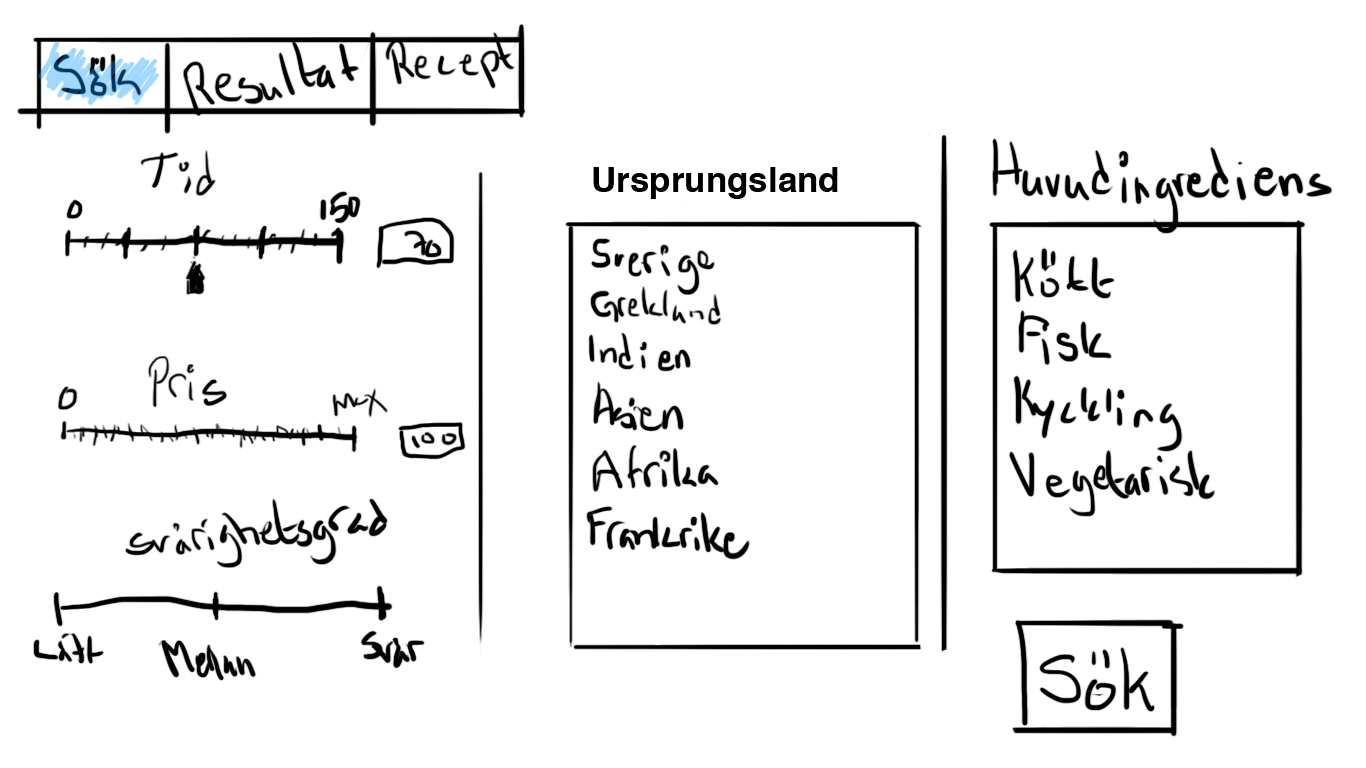
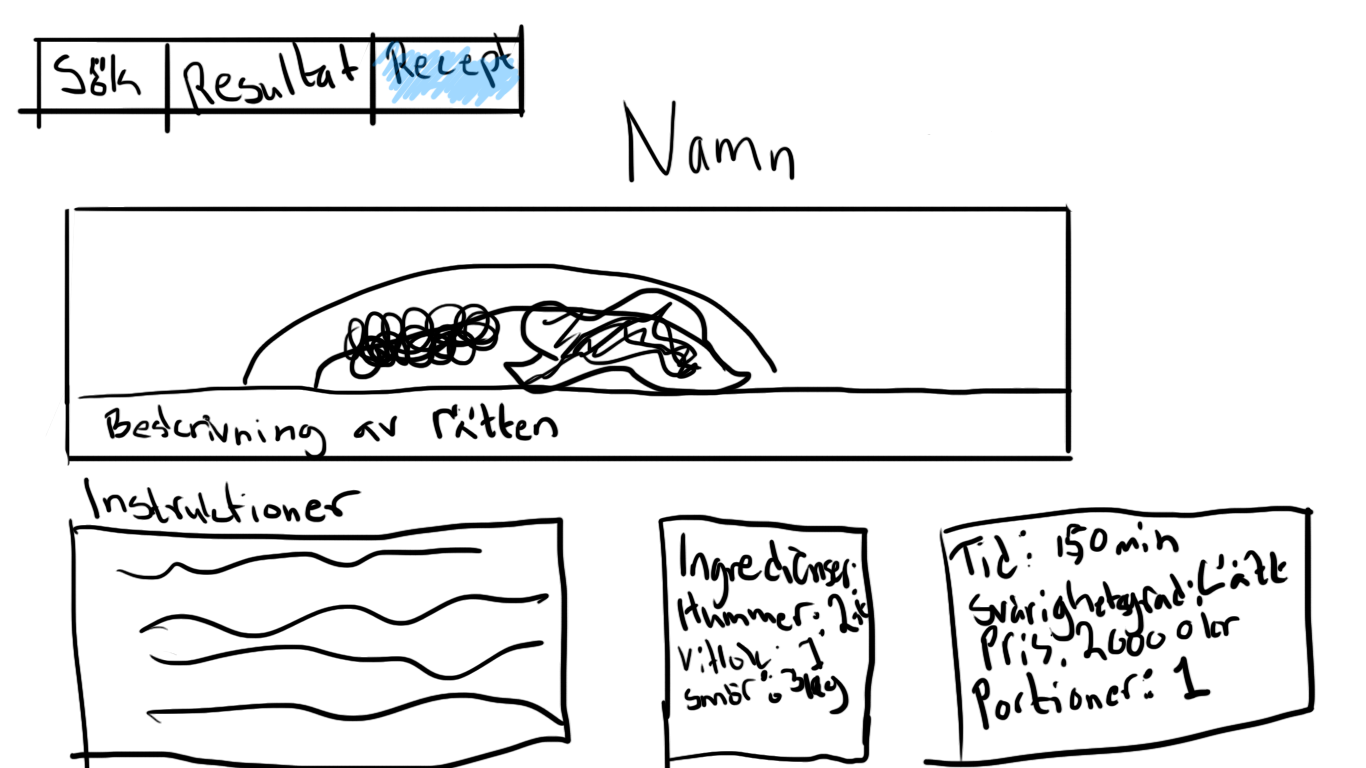
Comparing the layer stacks of the two 1366px x 768px images. Changes:
showed "Recept" over (x1=45, y1=40, x2=1317, y2=768)
hid "Sök" over (x1=33, y1=40, x2=1333, y2=768)
